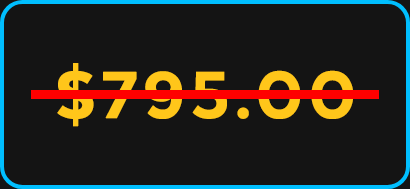
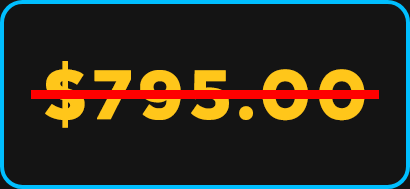
Layers edited between the first and the second 410px x 189px image:
painted on "$795.00" over (45, 61, 365, 128)
